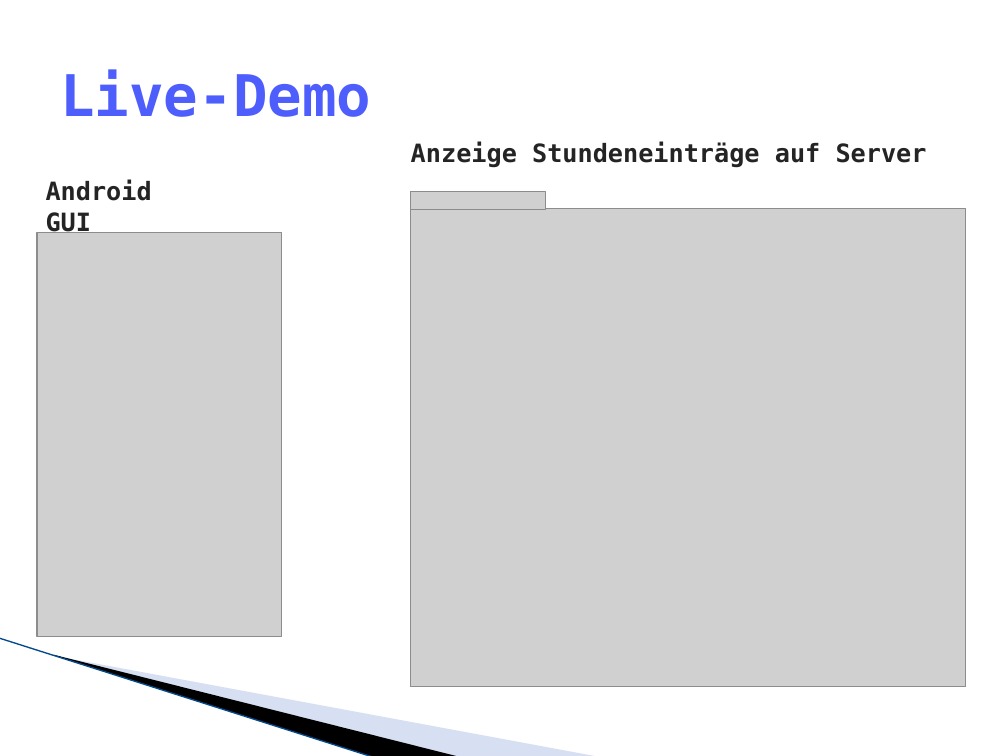
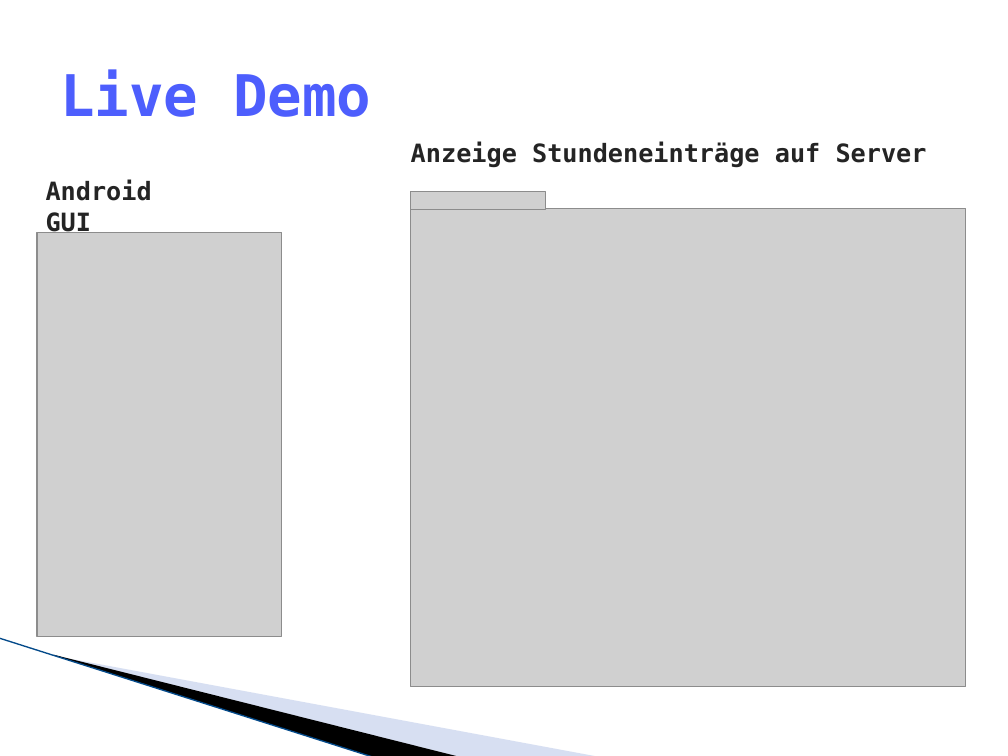
Before and after one commit to lukaselmer/hsr-mrt-software-engineering-2-project, a slide deck: slide 35 of doc/05_Design/praesentation.pptx (slide 21 before the commit). Drawn at 1008x756 pixels with LibreOffice and Linux fonts; fonts in the diff are those of the drawing; grey boxes stand for pictures; background and template pictures are left out. Boxes give left, top, right and bottom in pixels: in the first picture for what was removed or moved away, otherwise in the second. Text is boxed around its words. In the diff, an @@ line names an element or a change of style, - is before the commit and + after.

```diff
--- a/doc/05_Design/praesentation.pptx
+++ b/doc/05_Design/praesentation.pptx
@@ title at (60, 69, 371, 117): text changed @@
-Live-Demo
+Live Demo
```
Also in this commit, not shown: 11 other slides changed, 9 slides added, 1 other file.
